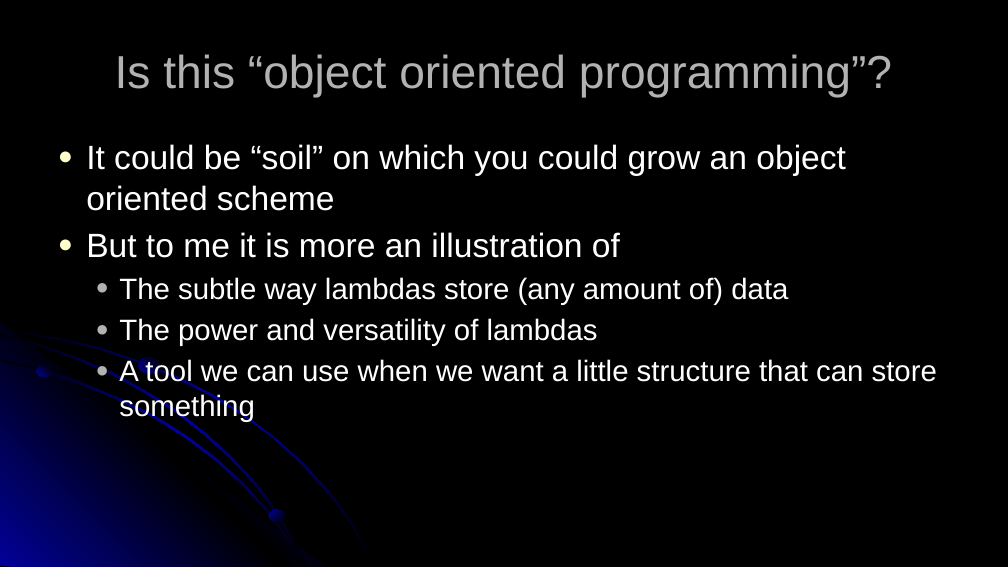
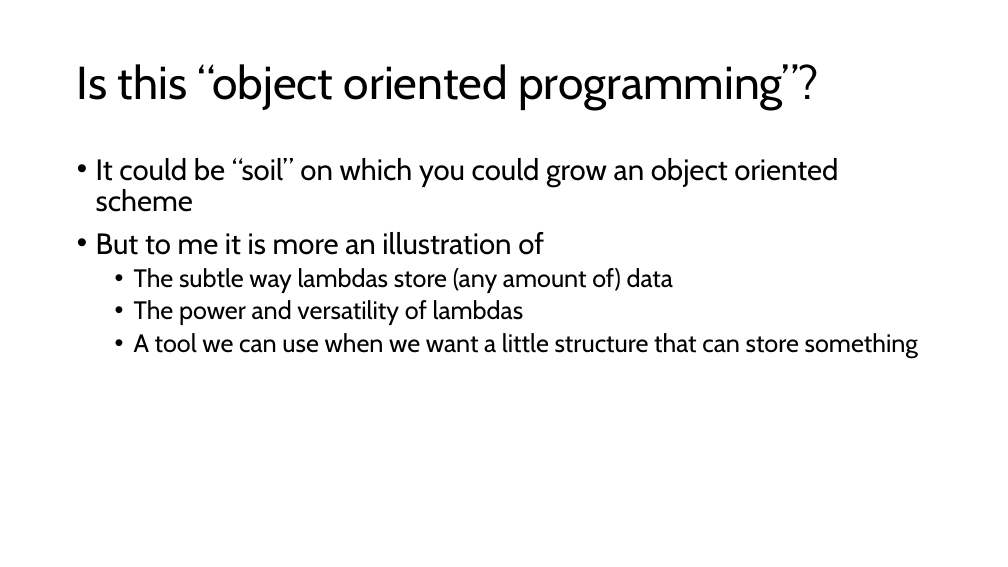
Before and after one commit to RHIT-CSSE/csse304, a slide deck: slide 7 of ClassMaterials/OOP/09-OOP-202120.pptx. Drawn at 1008x567 pixels with LibreOffice and Linux fonts; fonts in the diff are those of the drawing. Boxes give left, top, right and bottom in pixels: in the first picture for what was removed or moved away, otherwise in the second. Text is boxed around its words. In the diff, an @@ line names an element or a change of style, - is before the commit and + after.

```diff
--- a/ClassMaterials/OOP/09-OOP-202120.pptx
+++ b/ClassMaterials/OOP/09-OOP-202120.pptx
@@ background #000000 to #FFFFFF @@
@@ title "Is this “object oriented programming”?": place and size @@
-title "Is this “object oriented programming”?" at box(115, 54, 892, 98)
+title "Is this “object oriented programming”?" at box(77, 64, 819, 110)
@@ title "Is this “object oriented programming”?" at box(77, 64, 819, 110): font Arial to Cabin, text colour #B2B2B2 to #000000; alignment centre to left; line spacing 1 to 0.9 @@
@@ text "It could be “soil” on ...": place and size @@
-text "It could be “soil” on ..." at box(86, 144, 937, 422)
+text "It could be “soil” on ..." at box(96, 158, 918, 358)
@@ text "It could be “soil” on ..." at box(96, 158, 918, 358): size 32 to 28 pt in "It could be “soil” on which you ...", "But to me it is more an ..."; font Arial to Cabin, text colour #FFFFFF to #000000; size 28 to 24 pt in "The subtle way lambdas store (any amount ...", "The power and versatility of lambdas", "A tool we can use when we ..."; bullet ● to •; line spacing 1 to 0.9; more space between paragraphs @@
@@ group removed at box(0, 323, 375, 567): 4 freeform shapes, 3 ellipses @@
```
Also in this commit, not shown: 12 other slides changed, 2 slides removed, 3 other files.
